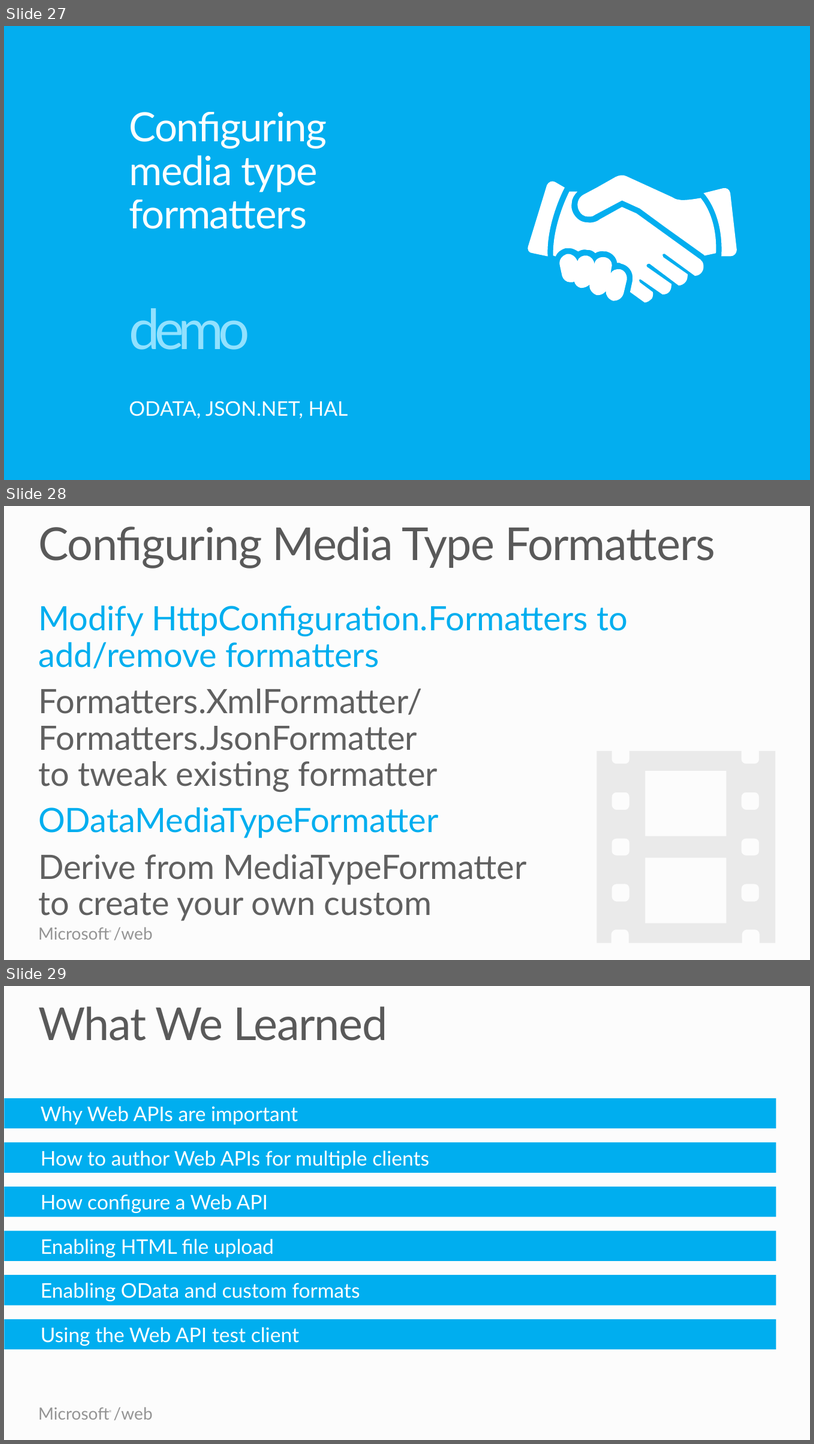
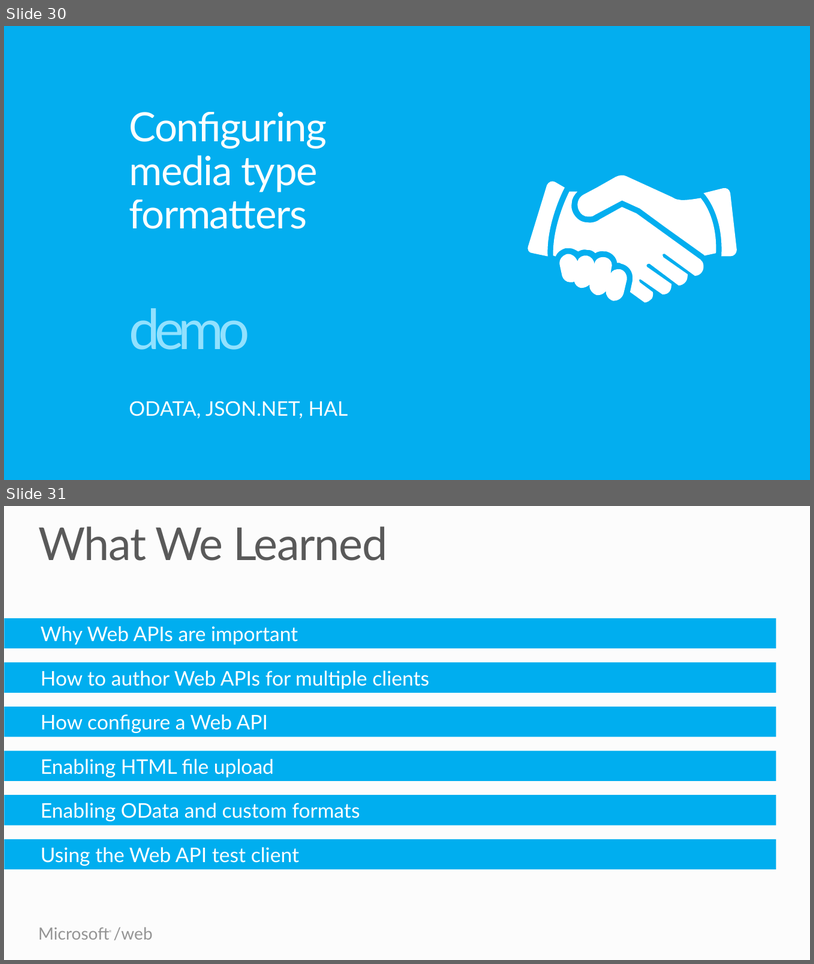
Before and after one commit to Microsoft-Web/WebTK-Presentations, a slide deck: AddingWebApiToASPNETSite/AddingWebApiToASPNETSite.pptx. Shown one above the other, each under a label of ours: slides 27, 28 and 29 before the commit, slides 30 and 31 after it. The pictures are 814x1444 and 814x964 pixels, drawn with LibreOffice and Linux fonts; fonts in the diff are those of the drawing. Boxes give left, top, right and bottom in pixels: in the first picture for what was removed or moved away, otherwise in the second. Text is boxed around its words. In the diff, an @@ line names an element or a change of style, - is before the commit and + after.

```diff
--- a/AddingWebApiToASPNETSite/AddingWebApiToASPNETSite.pptx
+++ b/AddingWebApiToASPNETSite/AddingWebApiToASPNETSite.pptx
@@ slide 28 removed at bbox=[4, 506, 810, 960], background #FCFCFC; not listed: 2 template elements that a slide beside it also shows @@
@@ title removed at bbox=[38, 526, 716, 568] @@
-Configuring Media Type Formatters
@@ text removed at bbox=[38, 605, 628, 921] @@
-Modify HttpConfiguration.Formatters to
-add/remove formatters
-Formatters.XmlFormatter/Formatters.JsonFormatter
-to tweak existing formatter
-ODataMediaTypeFormatter
-Derive from MediaTypeFormatter
-to create your own custom
@@ freeform shape removed at bbox=[597, 751, 776, 943] @@
@@ what was slide 27 is now slide 30 @@
@@ what was slide 29 is now slide 31 @@
```
Also in this commit, not shown: 2 slides changed, 5 slides added, 2 other slides removed, 1 other file.
